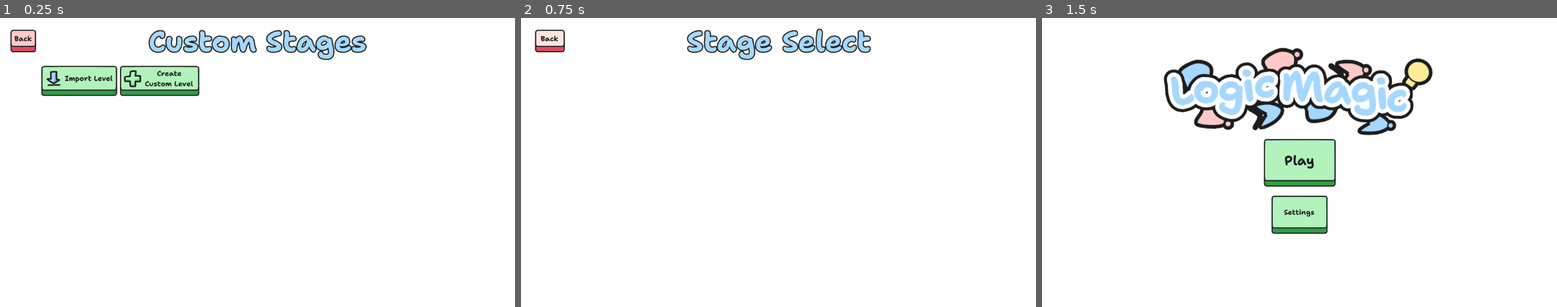
Above: before the commit, frames 1-3 (left to right).
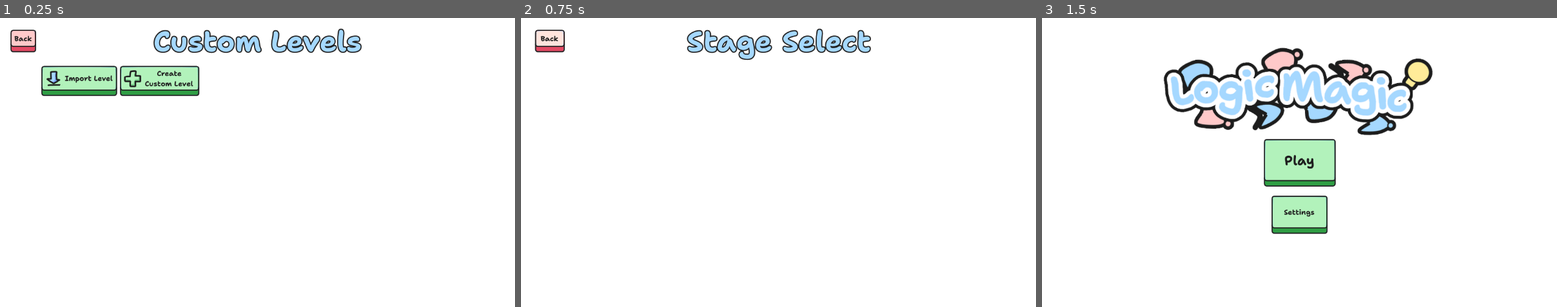
Above: after the commit, the same moments.

Repository: sininen-blue/logic-gate-tesseract
Game: Godot game, scene res://ui/custom_levels/custom_levels.tscn
Two runs of this game, one before a commit and one after it. Both use one fixed random seed, a clock stepped at 60 frames per second and the inputs below. This scene is started directly instead of the project's main scene.
Inputs:
- Up to frame 1 (0.25 s): no input
- Up to frame 2 (0.75 s): click "Back" at 0.5 s
- Up to frame 3 (1.5 s): click "Back" at 1.25 s

The runs differ from the first frame. In frame 1, 2.2% of the frame differs, in the area x 28-72%, y 3-15%; in frame 2, nothing differs; in frame 3, nothing differs.
Error in both runs: Cannot call method 'get_files' on a null value. (res://ui/custom_levels/custom_levels.gd:14)

Commit message:
chore: updated custom levels title

Diff:
--- a/ui/custom_levels/custom_levels.tscn
+++ b/ui/custom_levels/custom_levels.tscn
@@ -48,7 +48,7 @@
 offset_bottom = 102.0
 grow_horizontal = 2
 theme = ExtResource("3_1rnq0")
-text = "Custom Stages"
+text = "Custom Levels"
 horizontal_alignment = 1
 vertical_alignment = 1
 
